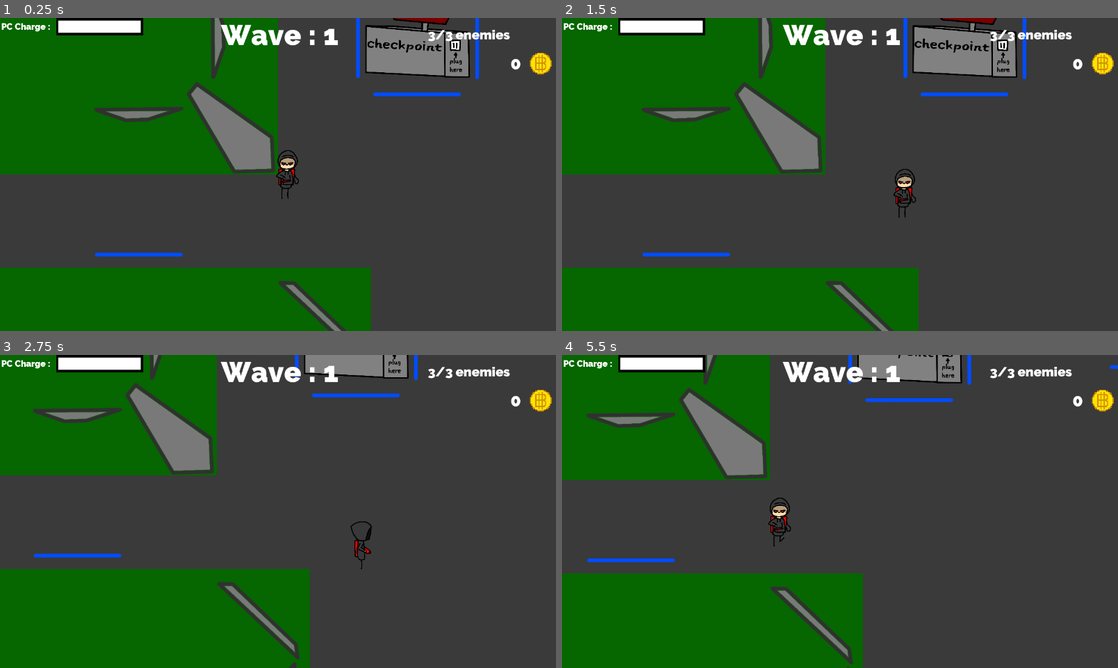
Above: before the commit, frames 1-4 (two rows, left to right).
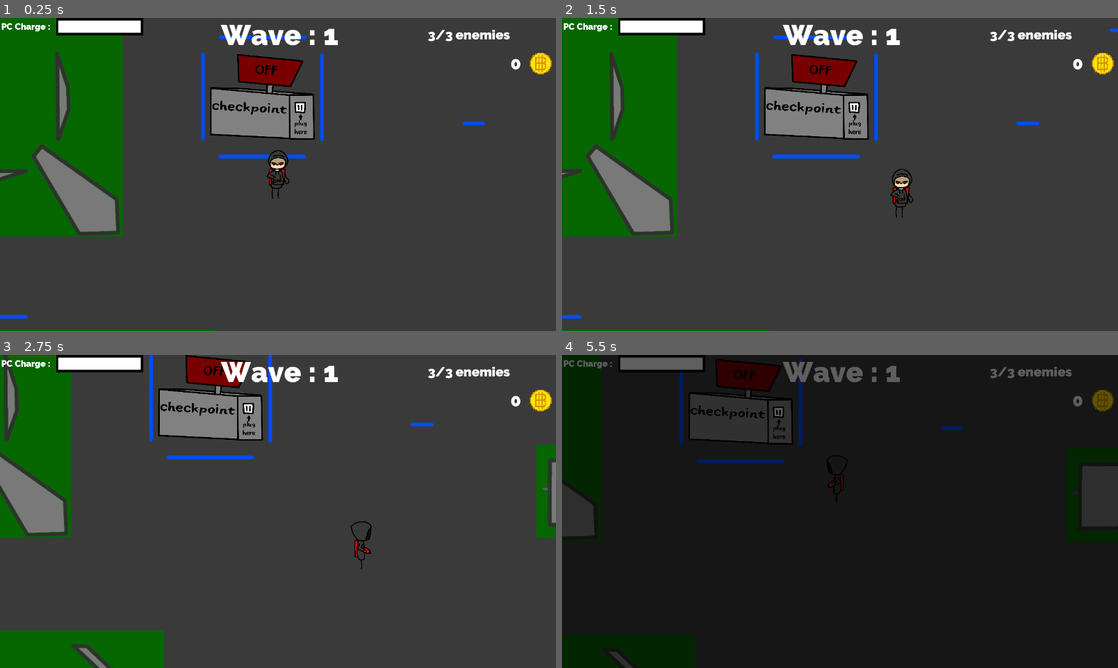
Above: after the commit, the same moments.

Repository: CeylenGames/5thAlakajam
Game: Godot game, scene res://World.tscn
The game is run twice, just before and just after one commit, with the same random seed, the same clock (stepped at 60 frames per second) and the same inputs.
Inputs:
- Up to frame 1 (0.25 s): no input
- Up to frame 2 (1.5 s): tap Enter (ui_accept) at 0.5, 0.77 s; hold Right (ui_right) 0.53-1.28 s; tap Tab (select_enemy) at 0.6 s; hold Down (ui_down) from 1.28 s (still down); tap Keypad 0 (combo_0) at 1.35 s
- Up to frame 3 (2.75 s): tap Enter (ui_accept) at 1.52 s; tap Tab (select_enemy) at 1.55, 2.3 s; release Down (ui_down) at 2.03 s; hold Right (ui_right) from 2.03 s (still down); tap Keypad 1 (combo_1) at 2.1 s
- Up to frame 4 (5.5 s): release Right (ui_right) at 2.78 s; hold Up (ui_up) 2.78-3.53 s; tap Tab (select_enemy) at 2.85, 3.6, 4.55, 5.3 s; tap Enter (ui_accept) at 3.02, 3.77, 4.52 s; hold Left (ui_left) 3.53-5.03 s; tap Escape (ui_cancel) at 4.15 s; tap Keypad 0 (combo_0) at 4.35 s; hold Down (ui_down) from 5.03 s (still down); tap Keypad 1 (combo_1) at 5.1 s

The runs differ from the first frame. In frame 1, 36% of the frame differs, in the area x 0-100%, y 0-100%; in frame 2, 35%; in frame 3, 30%; in frame 4, 97%.
Error after the commit: Invalid call. Nonexistent function 'instance' in base 'Nil'. (res://Scripts/PauseEnemy.gd:15)

Commit message:
save + pause

Diff:
--- a/Prefabs/PauseEnemy.tscn
+++ /dev/null
@@ -1,13 +0,0 @@
-[gd_scene load_steps=2 format=2]
-
-[ext_resource path="res://Scripts/PauseEnemy.gd" type="Script" id=1]
-
-[node name="PauseMenu" type="CanvasLayer" index="0"]
-
-layer = 1
-offset = Vector2( 0, 0 )
-rotation = 0.0
-scale = Vector2( 1, 1 )
-transform = Transform2D( 1, 0, 0, 1, 0, 0 )
-script = ExtResource( 1 )
-MenuToInstanciate = null
--- /dev/null
+++ b/Prefabs/PauseMenu.tscn
@@ -0,0 +1,14 @@
+[gd_scene load_steps=2 format=2]
+
+[ext_resource path="res://images/pause menu.png" type="Texture" id=1]
+
+[node name="PauseMenu" type="Node2D"]
+
+position = Vector2( 0, 20 )
+_sections_unfolded = [ "Transform", "Z Index" ]
+
+[node name="Sprite" type="Sprite" parent="." index="0"]
+
+scale = Vector2( 0.7, 0.7 )
+texture = ExtResource( 1 )
+_sections_unfolded = [ "Transform" ]
--- a/Scripts/Bullet.gd
+++ b/Scripts/Bullet.gd
@@ -1,7 +1,7 @@
 extends Area2D
 
 var velocity = Vector2()
-var Speed = 250
+var Speed = 400
 
 func _ready():
 	var angle = velocity.angle()
--- a/Scripts/CheckPoint.gd
+++ b/Scripts/CheckPoint.gd
@@ -5,6 +5,9 @@
 
 var player_here = false
 var powered = false
+
+var bar_lvl = 1
+var bar_golds = 10
 
 func _ready():
 	power_off()
@@ -31,3 +34,9 @@
 
 func show_ui():
 	print("shop")
+
+func buy_bar(max_progress, golds):
+	bar_lvl += 1
+	golds -= bar_golds
+	bar_golds *= 2
+	max_progress += 10 * bar_lvl
--- a/Scripts/Main.gd
+++ b/Scripts/Main.gd
@@ -29,7 +29,8 @@
 	WaveNumber += 1
 	enemiesNb = 3 * WaveNumber
 	max_enemies = enemiesNb
-	if WaveNumber % 3 == 0:
+	if WaveNumber % 1 == 0:
+		print("computer")
 		$ComputerTimer.start()
 		$CheckPoint.power_on()
 		yield($ComputerTimer, "timeout")
--- a/Scripts/PauseEnemy.gd
+++ b/Scripts/PauseEnemy.gd
@@ -1,13 +1,27 @@
 extends CanvasLayer
 
-export (PackedScene) var MenuToInstanciate
+export (PackedScene) var PauseMenu
+export (PackedScene) var ShopMenu
 
-func show_menu():
+var menu_opened = false
+var menu
+
+func _ready():
+	$TextureRect.hide()
+
+func show_menu(menu_packed):
 	get_tree().paused = true
-	var m = MenuToInstanciate.instance()
-	add_child(m)
+	$TextureRect.show()
+	menu = menu_packed.instance()
+	$Control.add_child(menu)
+	menu_opened = true
+
+func destroy_menu():
+	$TextureRect.hide()
+	menu.queue_free()
+	get_tree().paused = false
 
 func _process(delta):
 	if Input.is_action_just_pressed("ui_cancel"):
-		#show_menu()
-		print("menu")
+		if not menu_opened:
+			show_menu(PauseMenu)
--- a/Scripts/Player.gd
+++ b/Scripts/Player.gd
@@ -15,10 +15,11 @@
 var selected
 
 export (NodePath) var Coins
-var coins = 0
+var coins = 1000
 
 export (NodePath) var ChargeBar
-var charge = 100
+var charge_max = 800
+var charge = charge_max
 
 var charge_loose = 5
 
@@ -98,7 +99,7 @@
 		selected = null
 
 func choose_a_guy():
-	if bodies.size() > 0:
+	if bodies.size() > 0 and not selected:
 		var node = bodies[rand_range(0, bodies.size())]
 		var sprite = Sprite.new()
 		sprite.name = "Selector"
@@ -117,3 +118,16 @@
 func updateUi():
 	get_node(ChargeBar).value = charge
 	get_node(Coins).text = str(coins)
+
+func save_data():
+	var save_file = File.new()
+	save_file.open("res://save.txt", File.WRITE)
+	save_file.store_string(str(charge_max) + "\r\n")
+	save_file.store_string(str(coins))
+	save_file.close()
+
+func load_data():
+	var save_file = File.new()
+	save_file.open("res://save.txt", File.READ)
+	charge_max = int(save_file.get_line())
+	coins = int(save_file.get_line())
--- a/World.tscn
+++ b/World.tscn
@@ -14,12 +14,12 @@
 [ext_resource path="res://images/enemies/spam2.png" type="Texture" id=12]
 [ext_resource path="res://images/enemies/spam3.png" type="Texture" id=13]
 [ext_resource path="res://images/enemies/spam4.png" type="Texture" id=14]
-[ext_resource path="res://font/Raleway-Black.ttf" type="DynamicFontData" id=15]
-[ext_resource path="res://images/ui/fond_bar.png" type="Texture" id=16]
-[ext_resource path="res://images/ui/bar.png" type="Texture" id=17]
-[ext_resource path="res://images/bitcoin/bitcoin1.png" type="Texture" id=18]
-[ext_resource path="res://Prefabs/CheckPoint.tscn" type="PackedScene" id=19]
-[ext_resource path="res://Prefabs/PauseEnemy.tscn" type="PackedScene" id=20]
+[ext_resource path="res://Scripts/PauseEnemy.gd" type="Script" id=15]
+[ext_resource path="res://font/Raleway-Black.ttf" type="DynamicFontData" id=16]
+[ext_resource path="res://images/ui/fond_bar.png" type="Texture" id=17]
+[ext_resource path="res://images/ui/bar.png" type="Texture" id=18]
+[ext_resource path="res://images/bitcoin/bitcoin1.png" type="Texture" id=19]
+[ext_resource path="res://Prefabs/CheckPoint.tscn" type="PackedScene" id=20]
 
 [sub_resource type="NavigationPolygon" id=1]
 
@@ -131,6 +131,8 @@
 [node name="Player" parent="." index="3" instance=ExtResource( 4 )]
 
 editor/display_folded = true
+position = Vector2( 500, -200 )
+_sections_unfolded = [ "Transform" ]
 Combo_Indic = ExtResource( 5 )
 Bullet = ExtResource( 6 )
 select_texture = ExtResource( 7 )
@@ -236,12 +238,14 @@
 
 [node name="GUI" type="CanvasLayer" parent="." index="8"]
 
-editor/display_folded = true
 layer = 1
 offset = Vector2( 0, 0 )
 rotation = 0.0
 scale = Vector2( 1, 1 )
 transform = Transform2D( 1, 0, 0, 1, 0, 0 )
+script = ExtResource( 15 )
+PauseMenu = null
+ShopMenu = null
 
 [node name="Charge" type="Label" parent="GUI" index="0"]
 
@@ -348,6 +352,7 @@
 
 [node name="Coins" type="Label" parent="GUI" index="3"]
 
+editor/display_folded = true
 anchor_left = 0.0
 anchor_top = 0.0
 anchor_right = 0.0
@@ -387,20 +392,45 @@
 mouse_default_cursor_shape = 0
 size_flags_horizontal = 1
 size_flags_vertical = 1
-texture = ExtResource( 18 )
+texture = ExtResource( 19 )
 stretch_mode = 0
 _sections_unfolded = [ "Rect" ]
 
-[node name="ComputerTimer" type="Timer" parent="." index="9"]
-
-process_mode = 1
-wait_time = 6.0
-one_shot = false
-autostart = false
-
-[node name="CheckPoint" parent="." index="10" instance=ExtResource( 19 )]
-
-[node name="PauseMenu" parent="." index="11" instance=ExtResource( 20 )]
+[node name="TextureRect" type="TextureRect" parent="GUI" index="4"]
+
+modulate = Color( 1, 1, 1, 0.627451 )
+anchor_left = 0.0
+anchor_top = 0.0
+anchor_right = 1.0
+anchor_bottom = 1.0
+rect_pivot_offset = Vector2( 0, 0 )
+rect_clip_content = false
+mouse_filter = 1
+mouse_default_cursor_shape = 0
+size_flags_horizontal = 1
+size_flags_vertical = 1
+texture = ExtResource( 17 )
+stretch_mode = 2
+_sections_unfolded = [ "Visibility" ]
+
+[node name="Control" type="Control" parent="GUI" index="5"]
+
+anchor_left = 0.5
+anchor_top = 0.5
+anchor_right = 0.5
+anchor_bottom = 0.5
+margin_left = -20.0
+margin_top = -20.0
+margin_right = 20.0
+margin_bottom = 20.0
+rect_pivot_offset = Vector2( 0, 0 )
+rect_clip_content = false
+mouse_filter = 0
+mouse_default_cursor_shape = 0
+size_flags_horizontal = 1
+size_flags_vertical = 1
+
+[node name="CheckPoint" parent="." index="9" instance=ExtResource( 20 )]
 
 [connection signal="body_entered" from="Player/Detector" to="Player" method="_detected"]
 
Not shown: 5 places in World.tscn that only renumber resources
Not shown, added: save.txt
